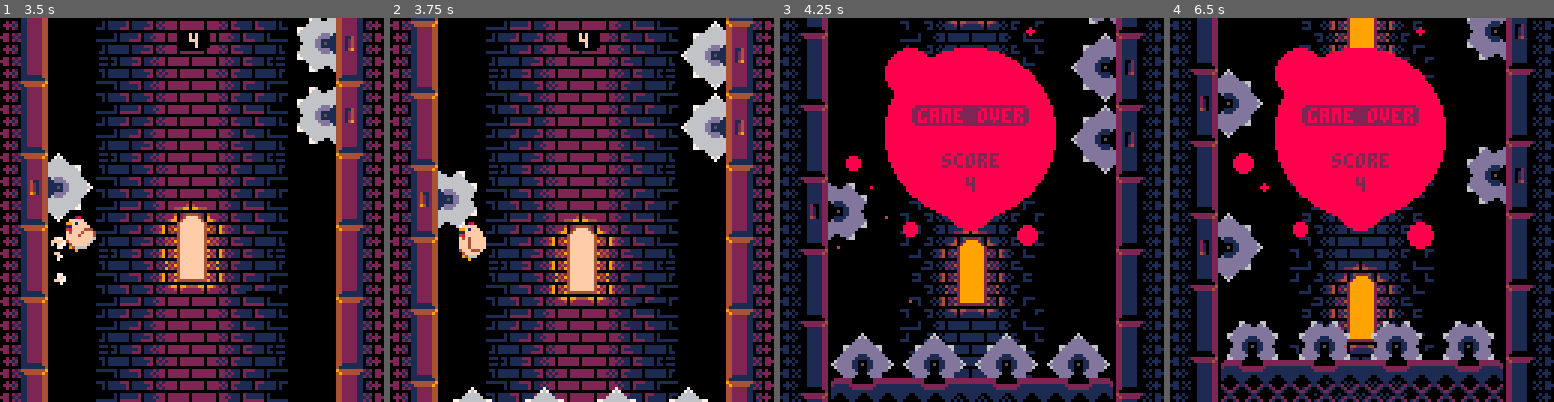
Above: before the commit, frames 1-4 (left to right).
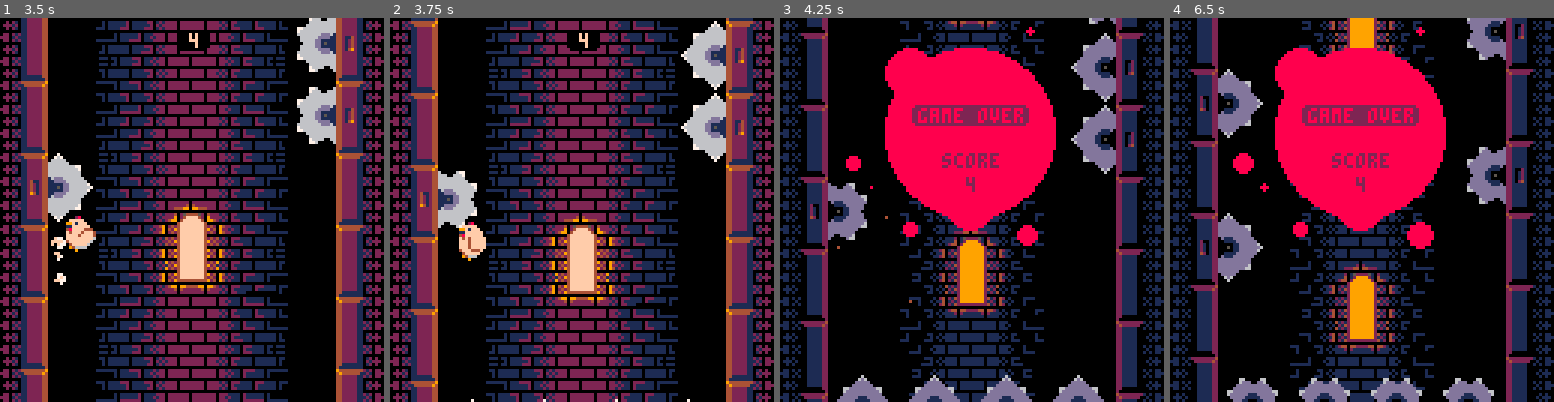
Above: after the commit, the same moments.

Repository: yokoboko/bas-pico-8
Game: PICO-8 cartridge bas.p8
The game is run twice, just before and just after one commit, with the same random seed, the same clock (stepped at 60 frames per second) and the same inputs.
Inputs:
- Up to frame 1 (3.5 s): tap X (X key) at 0.33, 1.07, 1.85, 2.97 s; tap O (Z key) at 0.7, 1.7, 2.1, 2.5, 2.9, 3.3 s; hold Right 1.6-2.1 s; hold Up 2.15-2.42 s; hold Right 2.47-3.03 s; hold Left from 3.08 s (still down)
- Up to frame 2 (3.75 s): release Left at 3.58 s; hold Down from 3.63 s (still down); tap O (Z key) at 3.7 s
- Up to frame 3 (4.25 s): release Down at 3.97 s; hold Right from 4.02 s (still down); tap X (X key) at 4.08 s; tap O (Z key) at 4.1 s
- Up to frame 4 (6.5 s): tap O (Z key) every 0.4 s from 4.5 to 6.1 s; release Right at 4.68 s; hold Up 4.73-5.03 s; hold Left 5.08-5.68 s; tap X (X key) at 5.2, 6.32 s; hold Down 5.73-6.03 s; hold Right from 6.08 s (still down)

Frame 1 is identical in both runs. In frame 2, 0.7% of the frame differs, in the area x 16-83%, y 96-100%; in frame 3, 8.2%; in frame 4, 9.5%, in the area x 13-87%, y 78-100%.

Commit message:
Adjust trap speed

Diff:
--- a/src/object/trap.lua
+++ b/src/object/trap.lua
@@ -9,8 +9,8 @@
 
     --init
     o.base_speed=0.042
-    o.speed=0.9
-    o.speed_boost=0.0042
+    o.speed=0.6
+    o.speed_boost=0.0005
     o.speed_max=2.42
     o.speed_multiply=15
 
Not shown, changed: bin/bas.p8.png
Not shown, changed: bin/bas_linux.zip
Not shown, changed: bin/bas_osx.zip
Not shown, changed: bin/bas_raspi.zip
Not shown, changed: bin/bas_windows.zip
